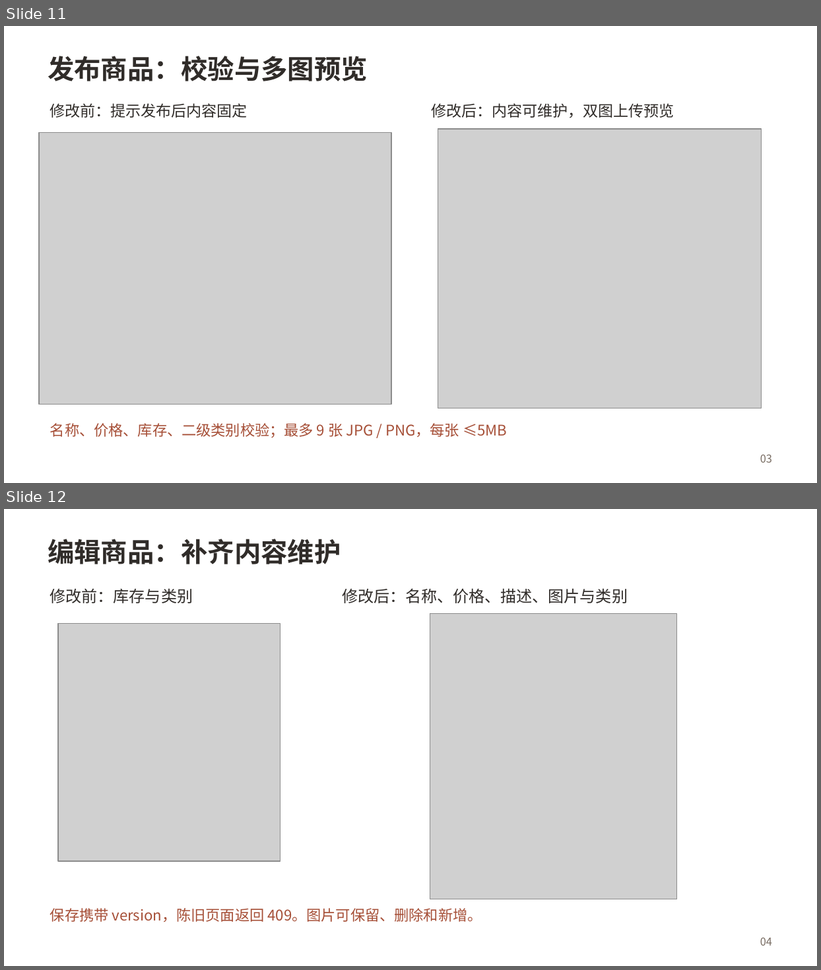
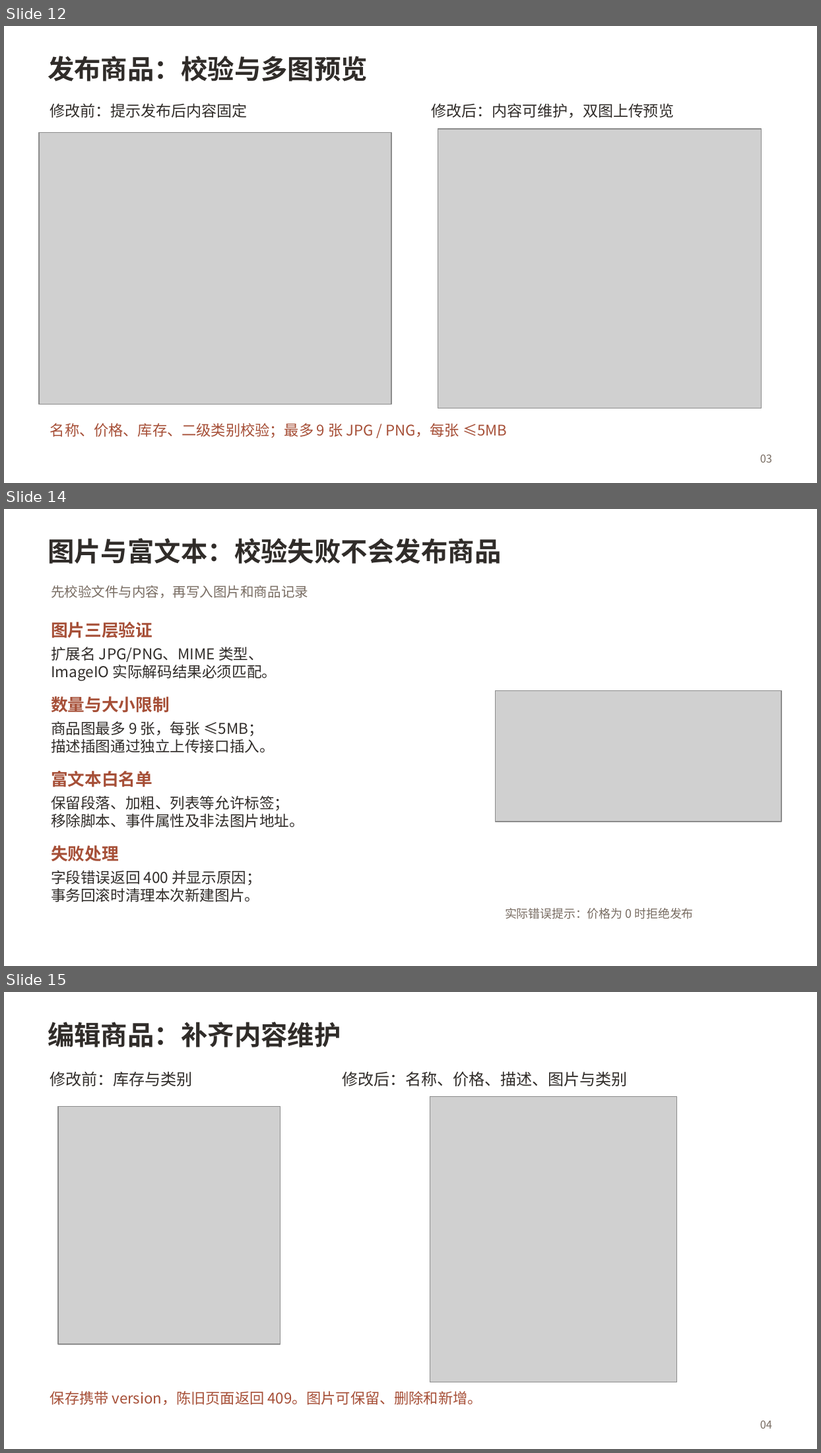
Before and after one commit to hds556/se-course-project, a slide deck: 成果物/第二组第四次阶段性评审报告.pptx. Shown one above the other, each under a label of ours: slides 11 and 12 before the commit, slides 12, 14 and 15 after it; the slides between them are not shown. The pictures are 821x970 and 821x1453 pixels, drawn with LibreOffice and Linux fonts; fonts in the diff are those of the drawing; grey boxes stand for pictures. Boxes give left, top, right and bottom in pixels: in the first picture for what was removed or moved away, otherwise in the second. Text is boxed around its words. In the diff, an @@ line names an element or a change of style, - is before the commit and + after.

```diff
--- a/成果物/第二组第四次阶段性评审报告.pptx
+++ b/成果物/第二组第四次阶段性评审报告.pptx
@@ slide 14 added at bbox=[4, 509, 817, 966], background #FFFFFF @@
@@ text added at bbox=[48, 538, 501, 564], 23.6 pt, text #302C29, bold @@
+图片与富文本：校验失败不会发布商品
@@ text added at bbox=[51, 586, 308, 598], 12 pt, text #786C62 @@
+先校验文件与内容，再写入图片和商品记录
@@ text added at bbox=[51, 622, 152, 638], 15 pt, text #A64F37, bold @@
+图片三层验证
@@ text added at bbox=[51, 647, 277, 681], 13.2 pt, text #302C29 @@
+扩展名 JPG/PNG、MIME 类型、
+ImageIO 实际解码结果必须匹配。
@@ text added at bbox=[51, 696, 170, 713], 15 pt, text #A64F37, bold @@
+数量与大小限制
@@ picture added at bbox=[495, 691, 781, 822] @@
@@ text added at bbox=[51, 722, 275, 753], 13.2 pt, text #302C29 @@
+商品图最多 9 张，每张 ≤5MB；
+描述插图通过独立上传接口插入。
@@ text added at bbox=[51, 771, 152, 788], 15 pt, text #A64F37, bold @@
+富文本白名单
@@ text added at bbox=[51, 796, 304, 828], 13.2 pt, text #302C29 @@
+保留段落、加粗、列表等允许标签；
+移除脚本、事件属性及非法图片地址。
@@ text added at bbox=[51, 846, 119, 862], 15 pt, text #A64F37, bold @@
+失败处理
@@ text added at bbox=[51, 871, 261, 902], 13.2 pt, text #302C29 @@
+字段错误返回 400 并显示原因；
+事务回滚时清理本次新建图片。
@@ text added at bbox=[505, 908, 694, 920], 10.5 pt, text #786C62 @@
+实际错误提示：价格为 0 时拒绝发布
@@ what was slide 11 is now slide 12 @@
@@ what was slide 12 is now slide 15 @@
```
Also in this commit, not shown: 4 slides changed, 4 other slides added, 1 slide removed.
